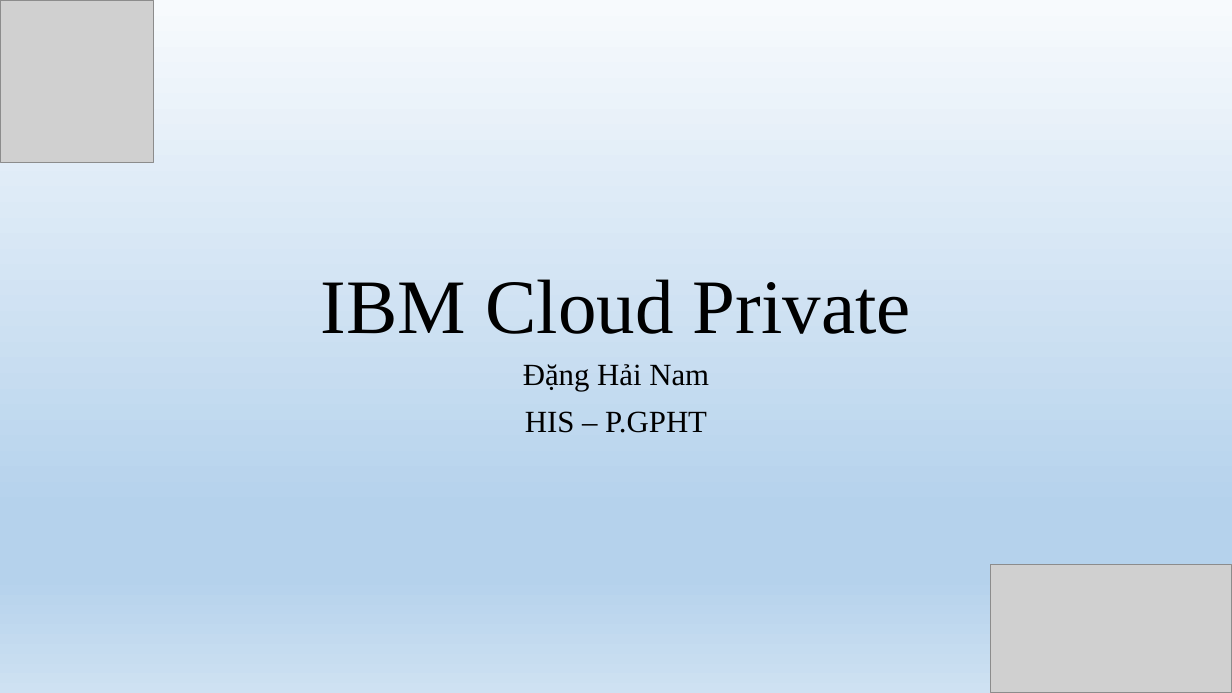
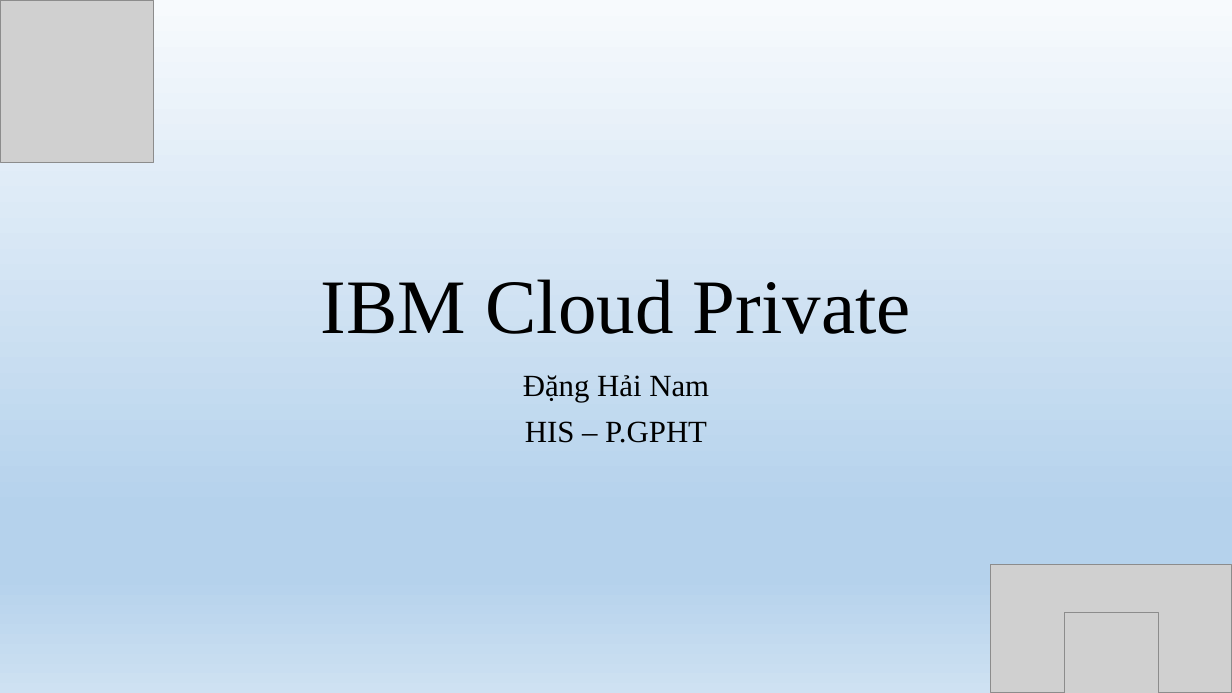
Before and after one commit to namdh1234/IBM-Private-Cloud, a slide deck: slide 1 of IBM Private Cloud.pptx. Drawn at 1232x693 pixels with LibreOffice and Linux fonts; fonts in the diff are those of the drawing; grey boxes stand for pictures. Boxes give left, top, right and bottom in pixels: in the first picture for what was removed or moved away, otherwise in the second. Text is boxed around its words. In the diff, an @@ line names an element or a change of style, - is before the commit and + after.

```diff
--- a/IBM Private Cloud.pptx
+++ b/IBM Private Cloud.pptx
@@ subtitle "Đặng Hải Nam" moved from (x1=523, y1=364, x2=709, y2=433) to (x1=523, y1=375, x2=709, y2=443) @@
@@ picture added at (x1=1065, y1=613, x2=1159, y2=693) @@
```
Also in this commit, not shown: 5 other slides changed, 1 other file.
